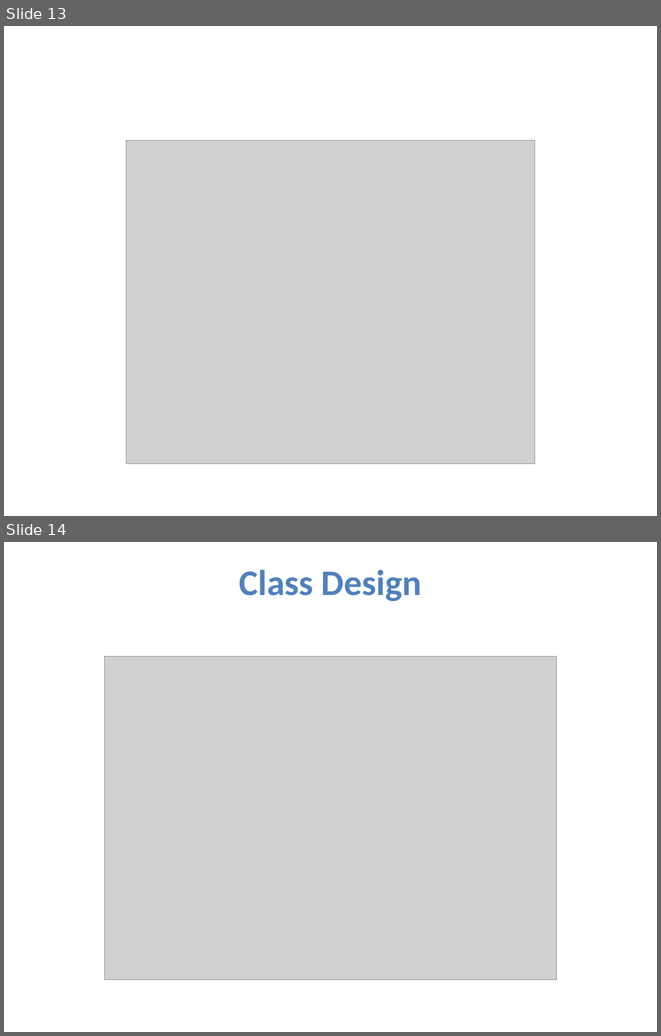
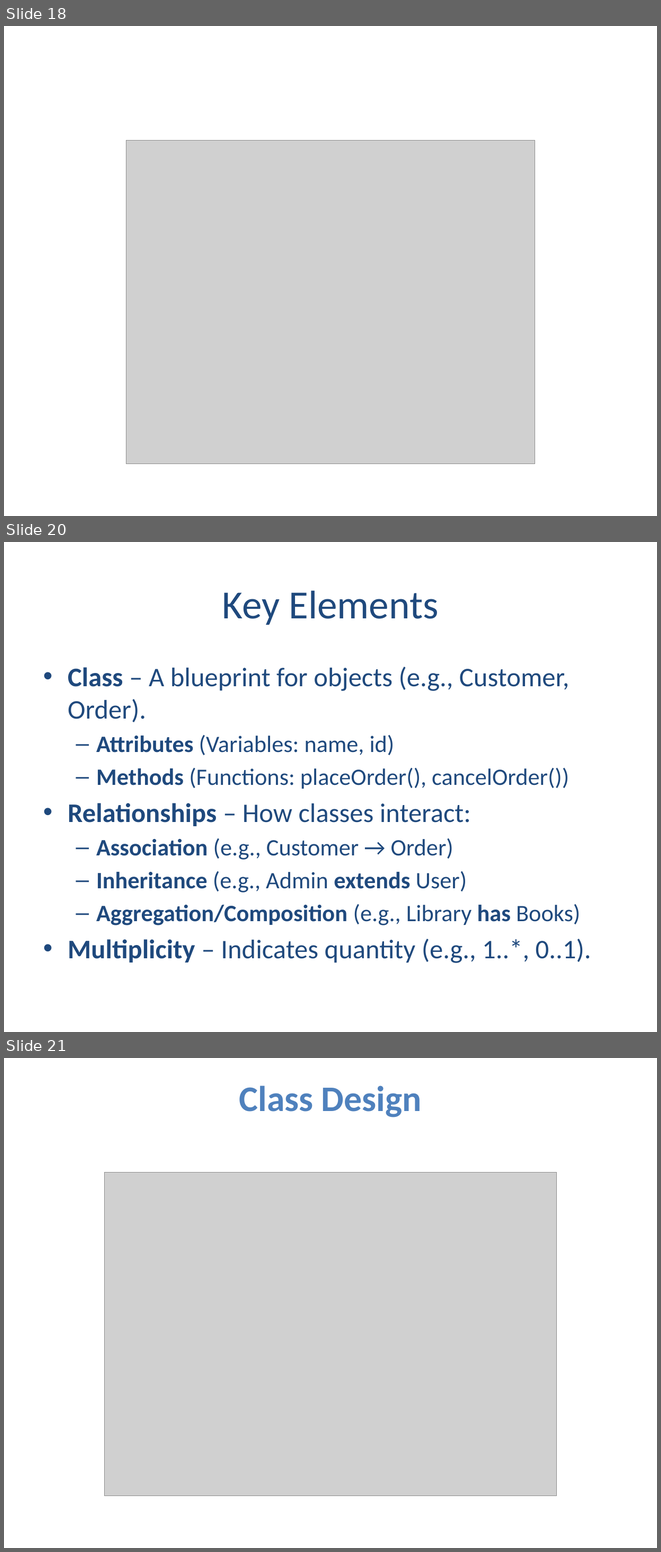
Before and after one commit to KedijaAnsha/software-tools, a slide deck: Wache-Market.pptx. Shown one above the other, each under a label of ours: slides 13 and 14 before the commit, slides 18, 20 and 21 after it; the slides between them are not shown. The pictures are 661x1036 and 661x1552 pixels, drawn with LibreOffice and Linux fonts; fonts in the diff are those of the drawing; grey boxes stand for pictures. Boxes give left, top, right and bottom in pixels: in the first picture for what was removed or moved away, otherwise in the second. Text is boxed around its words. In the diff, an @@ line names an element or a change of style, - is before the commit and + after.

```diff
--- a/Wache-Market.pptx
+++ b/Wache-Market.pptx
@@ slide 20 added at (4, 542, 657, 1032), background #FFFFFF @@
@@ title added at (222, 590, 438, 625), 44 pt, text #1F497D @@
+Key Elements
@@ text added at (68, 667, 591, 963), 25.9 pt, text #1F497D @@
+• Class – A blueprint for objects (e.g., Customer, Order).
+  – Attributes (Variables: name, id)
+  – Methods (Functions: placeOrder(), cancelOrder())
+• Relationships – How classes interact:
+  – Association (e.g., Customer → Order)
+  – Inheritance (e.g., Admin extends User)
+  – Aggregation/Composition (e.g., Library has Books)
+• Multiplicity – Indicates quantity (e.g., 1..*, 0..1).
@@ what was slide 13 is now slide 18 @@
@@ what was slide 14 is now slide 21 @@
```
Also in this commit, not shown: 1 slide changed, 7 other slides added.
